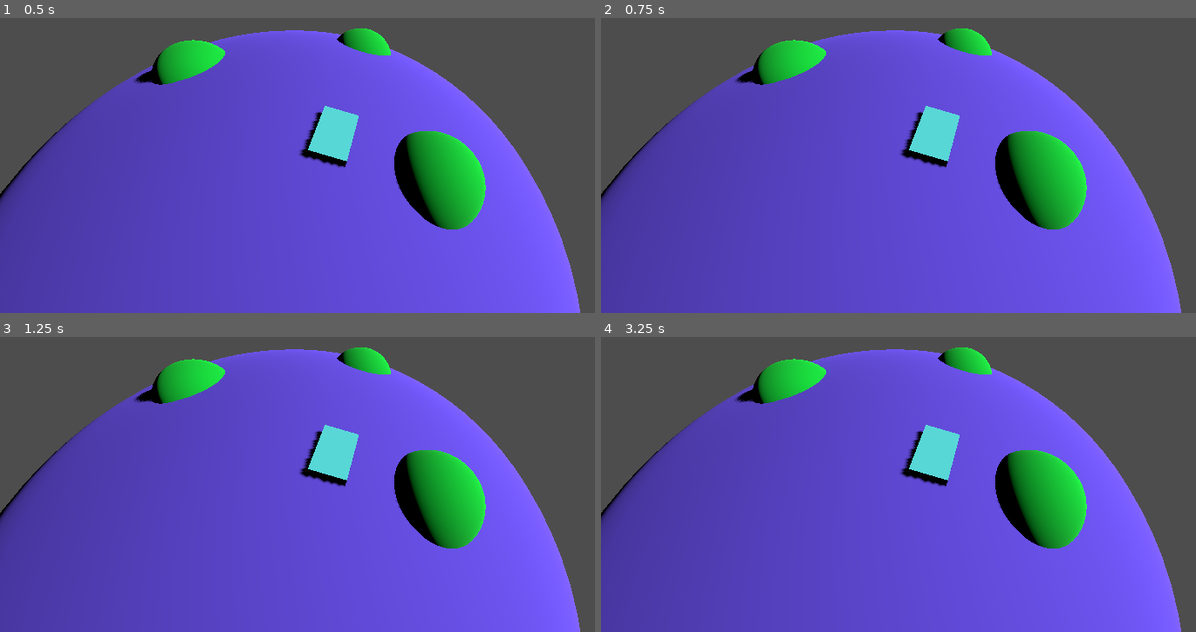
Above: before the commit, frames 1-4 (two rows, left to right).
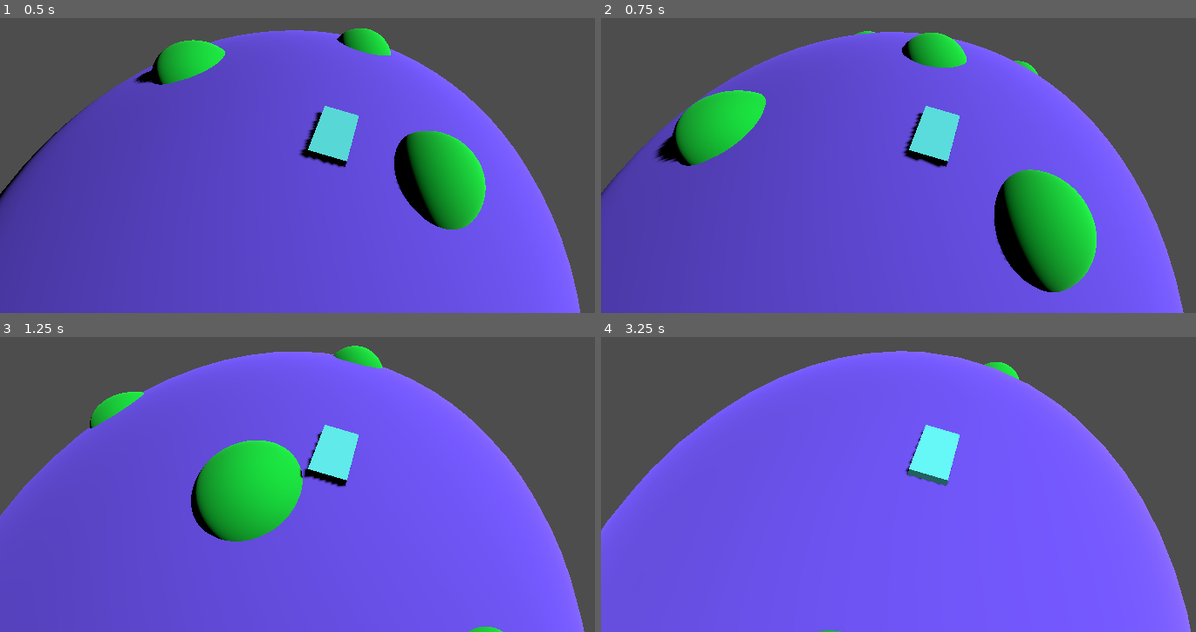
Above: after the commit, the same moments.

Repository: hhhhhhhh1233/BrokenBoat
Game: Godot game, scene res://world.tscn
Two runs of this game, one before a commit and one after it. Both use one fixed random seed, a clock stepped at 60 frames per second and the inputs below.
Inputs:
- Up to frame 1 (0.5 s): no input
- Up to frame 2 (0.75 s): tap Enter at 0.5 s; hold D (turn_right, bound only after the commit) from 0.53 s (still down); hold W (action, bound only after the commit) from 0.53 s (still down)
- Up to frame 3 (1.25 s): keep holding D (turn_right, bound only after the commit); keep holding W (action, bound only after the commit)
- Up to frame 4 (3.25 s): release D (turn_right, bound only after the commit) at 1.28 s; release W (action, bound only after the commit) at 1.28 s; hold A (turn_left, bound only after the commit) 1.28-2.03 s; tap W (action, bound only after the commit) at 1.35, 2.85 s; tap Space at 2 s; hold W (action, bound only after the commit) 2.03-2.78 s; hold D (turn_right, bound only after the commit) from 2.03 s (still down)

Frame 1 is identical in both runs. In frame 2, 14% of the frame differs, in the area x 0-98%, y 3-100%; in frame 3, 28%; in frame 4, 62%, in the area x 0-100%, y 3-100%.

Commit message:
Added some new keybindings and some more features to the sphere

Diff:
--- a/project.godot
+++ b/project.godot
@@ -20,15 +20,22 @@
 turn_right={
 "deadzone": 0.5,
 "events": [Object(InputEventJoypadMotion,"resource_local_to_scene":false,"resource_name":"","device":-1,"axis":0,"axis_value":1.0,"script":null)
+, Object(InputEventKey,"resource_local_to_scene":false,"resource_name":"","device":-1,"window_id":0,"alt_pressed":false,"shift_pressed":false,"ctrl_pressed":false,"meta_pressed":false,"pressed":false,"keycode":0,"physical_keycode":68,"key_label":0,"unicode":100,"echo":false,"script":null)
+, Object(InputEventJoypadButton,"resource_local_to_scene":false,"resource_name":"","device":-1,"button_index":14,"pressure":0.0,"pressed":true,"script":null)
 ]
 }
 turn_left={
 "deadzone": 0.5,
 "events": [Object(InputEventJoypadMotion,"resource_local_to_scene":false,"resource_name":"","device":-1,"axis":0,"axis_value":-1.0,"script":null)
+, Object(InputEventKey,"resource_local_to_scene":false,"resource_name":"","device":-1,"window_id":0,"alt_pressed":false,"shift_pressed":false,"ctrl_pressed":false,"meta_pressed":false,"pressed":false,"keycode":0,"physical_keycode":65,"key_label":0,"unicode":97,"echo":false,"script":null)
+, Object(InputEventJoypadButton,"resource_local_to_scene":false,"resource_name":"","device":-1,"button_index":13,"pressure":0.0,"pressed":true,"script":null)
 ]
 }
 action={
 "deadzone": 0.5,
 "events": [Object(InputEventJoypadMotion,"resource_local_to_scene":false,"resource_name":"","device":-1,"axis":5,"axis_value":1.0,"script":null)
+, Object(InputEventKey,"resource_local_to_scene":false,"resource_name":"","device":-1,"window_id":0,"alt_pressed":false,"shift_pressed":false,"ctrl_pressed":false,"meta_pressed":false,"pressed":false,"keycode":0,"physical_keycode":87,"key_label":0,"unicode":119,"echo":false,"script":null)
+, Object(InputEventMouseButton,"resource_local_to_scene":false,"resource_name":"","device":-1,"window_id":0,"alt_pressed":false,"shift_pressed":false,"ctrl_pressed":false,"meta_pressed":false,"button_mask":0,"position":Vector2(0, 0),"global_position":Vector2(0, 0),"factor":1.0,"button_index":1,"canceled":false,"pressed":false,"double_click":false,"script":null)
+, Object(InputEventJoypadButton,"resource_local_to_scene":false,"resource_name":"","device":-1,"button_index":10,"pressure":0.0,"pressed":true,"script":null)
 ]
 }
--- a/world.tscn
+++ b/world.tscn
@@ -62,6 +62,60 @@
 skeleton = NodePath("../..")
 surface_material_override/0 = SubResource("StandardMaterial3D_mqxva")
 
+[node name="MeshInstance3D6" type="MeshInstance3D" parent="Features"]
+transform = Transform3D(1, 0, 0, 0, 1, 0, 0, 0, 1, 8.00011, 16.169, 21.2769)
+mesh = SubResource("SphereMesh_sr27d")
+skeleton = NodePath("../..")
+surface_material_override/0 = SubResource("StandardMaterial3D_mqxva")
+
+[node name="MeshInstance3D7" type="MeshInstance3D" parent="Features"]
+transform = Transform3D(1, 0, 0, 0, 1, 0, 0, 0, 1, -11.8161, 16.169, 20.0436)
+mesh = SubResource("SphereMesh_sr27d")
+skeleton = NodePath("../..")
+surface_material_override/0 = SubResource("StandardMaterial3D_mqxva")
+
+[node name="MeshInstance3D8" type="MeshInstance3D" parent="Features"]
+transform = Transform3D(1, 0, 0, 0, 1, 0, 0, 0, 1, -27.8756, 0.0684566, 2.99035)
+mesh = SubResource("SphereMesh_sr27d")
+skeleton = NodePath("../..")
+surface_material_override/0 = SubResource("StandardMaterial3D_mqxva")
+
+[node name="MeshInstance3D9" type="MeshInstance3D" parent="Features"]
+transform = Transform3D(1, 0, 0, 0, 1, 0, 0, 0, 1, -26.1771, 6.09352, -6.89837)
+mesh = SubResource("SphereMesh_sr27d")
+skeleton = NodePath("../..")
+surface_material_override/0 = SubResource("StandardMaterial3D_mqxva")
+
+[node name="MeshInstance3D10" type="MeshInstance3D" parent="Features"]
+transform = Transform3D(1, 0, 0, 0, 1, 0, 0, 0, 1, -15.8033, 6.09352, -22.0273)
+mesh = SubResource("SphereMesh_sr27d")
+skeleton = NodePath("../..")
+surface_material_override/0 = SubResource("StandardMaterial3D_mqxva")
+
+[node name="MeshInstance3D11" type="MeshInstance3D" parent="Features"]
+transform = Transform3D(1, 0, 0, 0, 1, 0, 0, 0, 1, 16.3897, 6.09352, -22.0273)
+mesh = SubResource("SphereMesh_sr27d")
+skeleton = NodePath("../..")
+surface_material_override/0 = SubResource("StandardMaterial3D_mqxva")
+
+[node name="MeshInstance3D12" type="MeshInstance3D" parent="Features"]
+transform = Transform3D(1, 0, 0, 0, 1, 0, 0, 0, 1, 27.1157, 6.09352, -3.4925)
+mesh = SubResource("SphereMesh_sr27d")
+skeleton = NodePath("../..")
+surface_material_override/0 = SubResource("StandardMaterial3D_mqxva")
+
+[node name="MeshInstance3D13" type="MeshInstance3D" parent="Features"]
+transform = Transform3D(1, 0, 0, 0, 1, 0, 0, 0, 1, 27.1157, -7.58685, -3.4925)
+mesh = SubResource("SphereMesh_sr27d")
+skeleton = NodePath("../..")
+surface_material_override/0 = SubResource("StandardMaterial3D_mqxva")
+
+[node name="MeshInstance3D14" type="MeshInstance3D" parent="Features"]
+transform = Transform3D(1, 0, 0, 0, 1, 0, 0, 0, 1, 5.48359, -25.3917, 12.4269)
+mesh = SubResource("SphereMesh_sr27d")
+skeleton = NodePath("../..")
+surface_material_override/0 = SubResource("StandardMaterial3D_mqxva")
+
 [node name="MeshInstance3D4" type="MeshInstance3D" parent="Features"]
 transform = Transform3D(1, 0, 0, 0, 1, 0, 0, 0, 1, 2.8532, 25.7307, -12.4243)
 mesh = SubResource("SphereMesh_sr27d")
